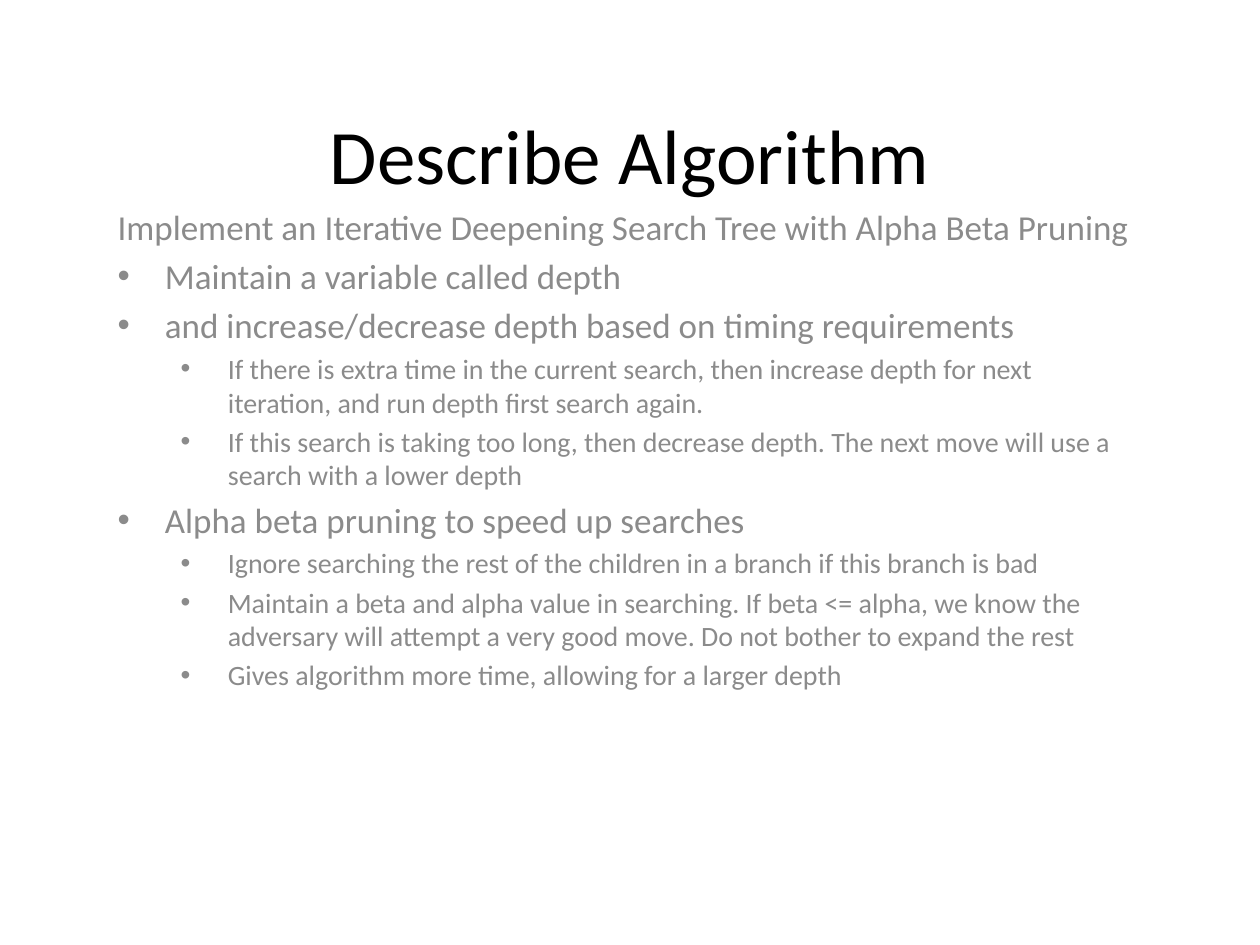
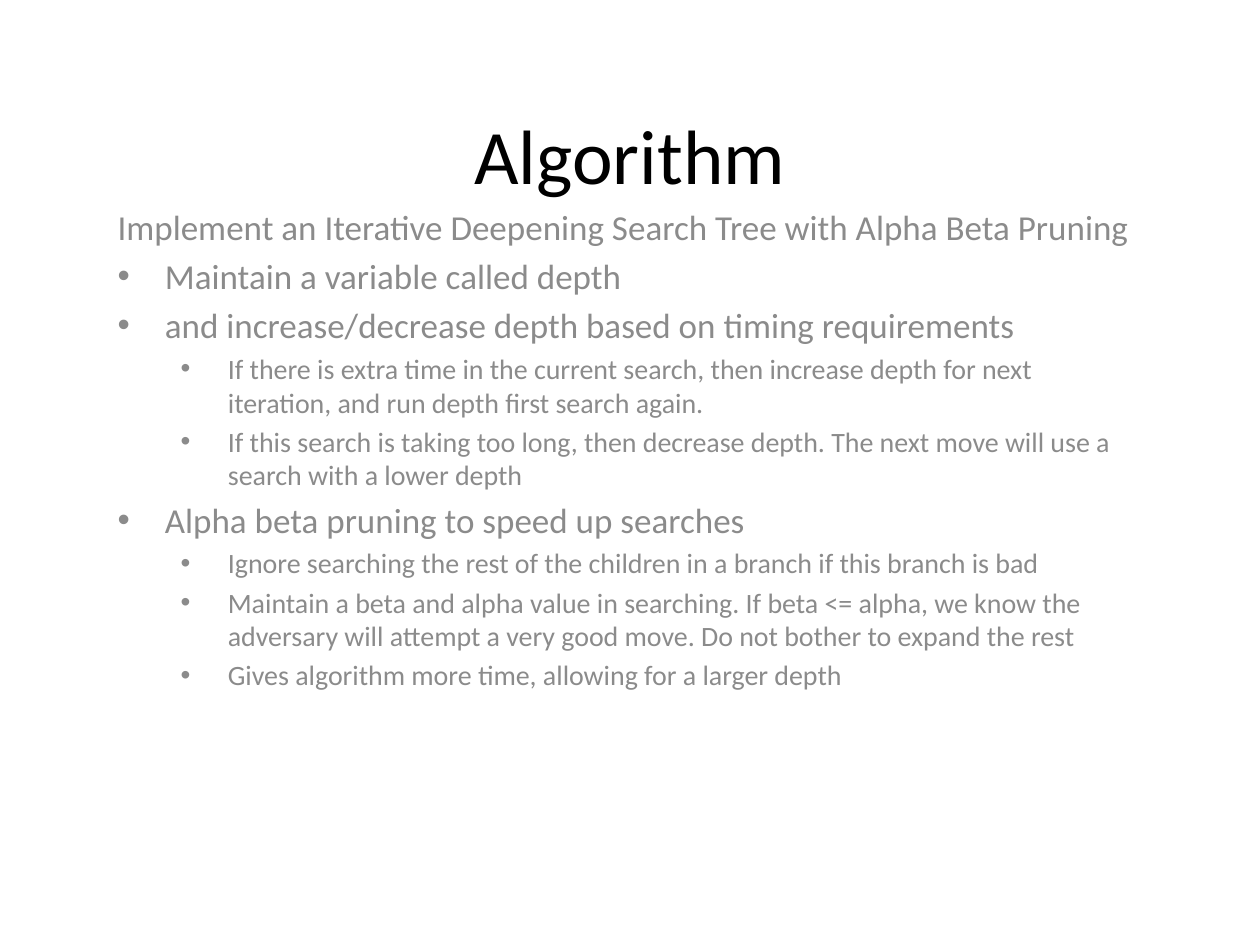
Before and after one commit to yangjiao2/271AIgame, a slide deck: slide 8 of Presentation.pptx. Drawn at 1260x945 pixels with LibreOffice and Linux fonts; fonts in the diff are those of the drawing. Boxes give left, top, right and bottom in pixels: in the first picture for what was removed or moved away, otherwise in the second. Text is boxed around its words. In the diff, an @@ line names an element or a change of style, - is before the commit and + after.

```diff
--- a/Presentation.pptx
+++ b/Presentation.pptx
@@ title at <box>474,130,784,198</box>: text changed @@
-Describe Algorithm
+Algorithm
```
Also in this commit, not shown: 6 other slides changed, 3 slides added, 1 slide removed.
